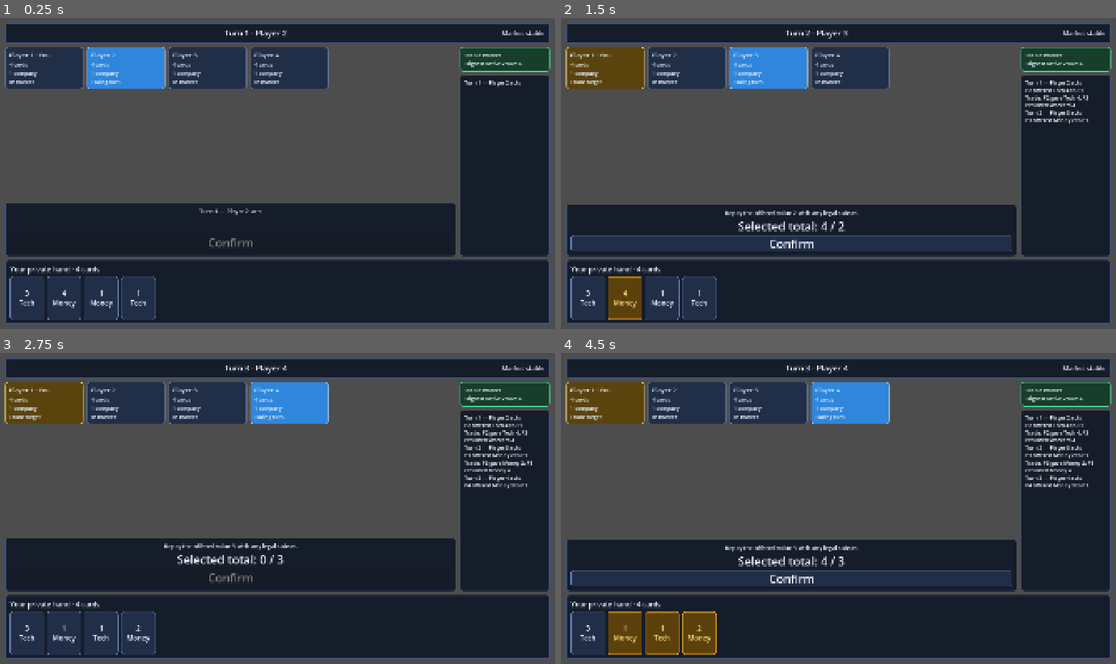
Above: before the commit, frames 1-4 (two rows, left to right).
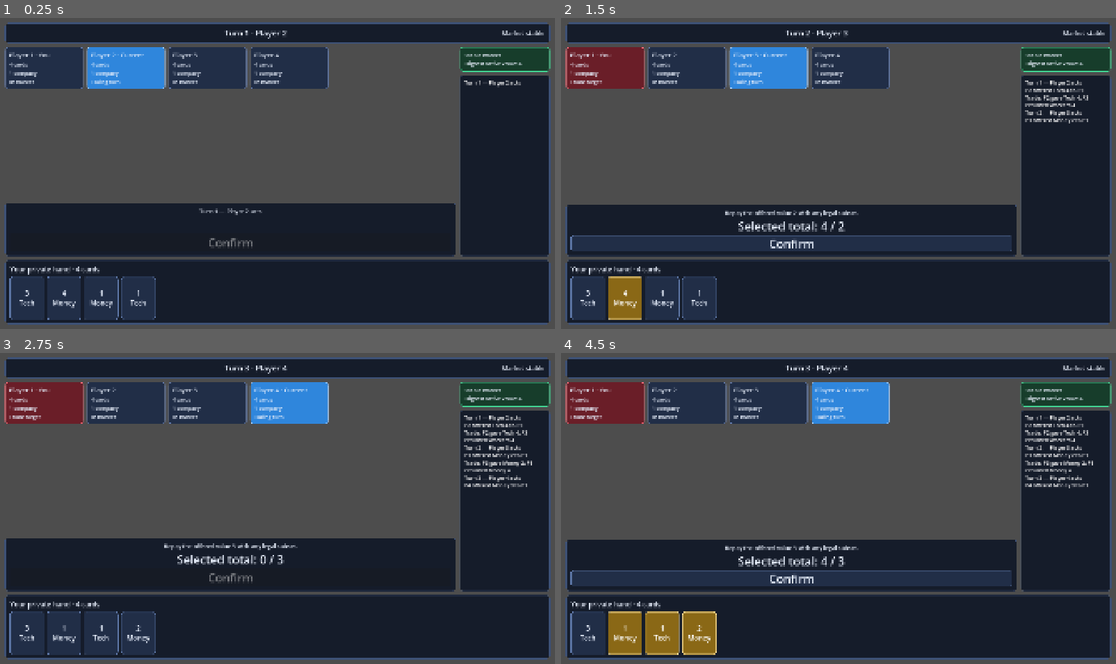
Above: after the commit, the same moments.

Repository: prelios/capitalism
Game: Godot game, scene res://game_controller.tscn
Same seed, same stepped clock (60 frames per second), same inputs: the game is played once before the commit and once after it.
Inputs:
- Up to frame 1 (0.25 s): no input
- Up to frame 2 (1.5 s): click "3 Tech" at 0.5 s; click "4 Money" at 1.25 s
- Up to frame 3 (2.75 s): click "Confirm" at 2 s
- Up to frame 4 (4.5 s): click "1 Money" at 2.75 s; click "1 Tech" at 3.5 s; click "2 Money" at 4.25 s

The runs differ from the first frame. In frame 1, less than 0.1% of the frame differs, in the area x 21-26%, y 10-13%; in frame 2, 2.7%; in frame 3, 1.8%; in frame 4, 4.4%, in the area x 0-56%, y 9-98%.

Commit message:
Clarify player and selection color states

Diff:
--- a/godot/tests/human_ui_flow.gd
+++ b/godot/tests/human_ui_flow.gd
@@ -39,6 +39,7 @@
 	_expect((seats.get_child(1) as PlayerSeatPanel).is_target_selectable(), "living opponent target was not selectable on the human turn")
 	(hand.get_child(0) as CardView).button_pressed = true
 	(seats.get_child(1) as PlayerSeatPanel)._pressed()
+	_expect((seats.get_child(1) as PlayerSeatPanel).seat_visual_background().is_equal_approx(Color("6a1e28")), "selected trade target did not use the dedicated red style")
 	_expect(!confirm.disabled, "complete offer selection did not enable confirmation")
 	confirm.emit_signal("pressed")
 	await process_frame
--- a/godot/tests/table_layout.gd
+++ b/godot/tests/table_layout.gd
@@ -19,6 +19,7 @@
 	_expect(hand.get_child_count() == 4, "local hand did not render the four private cards")
 	_expect(table.market_status_background().is_equal_approx(Color("173d2b")), "stable market status did not use the green style")
 	_expect((seats.get_child(0) as PlayerSeatPanel).seat_visual_background().is_equal_approx(Color("2f86dc")), "active player did not use the explicit blue resting style")
+	_expect((seats.get_child(0) as PlayerSeatPanel).get_node("Margin/Content/Identity").text.contains("Current"), "active player identity did not include the Current label")
 	_expect(!(seats.get_child(0) as PlayerSeatPanel).disabled, "inactive seat controls should not use desaturating disabled rendering")
 	controller.game.market_stable = false
 	controller.game.unstable_value = 4
--- a/godot/ui/capitalism_theme.tres
+++ b/godot/ui/capitalism_theme.tres
@@ -14,6 +14,18 @@
 
 [sub_resource type="StyleBoxFlat" id="ButtonPressed"]
 bg_color = Color(0.37, 0.3, 0.1, 1)
+border_width_left = 2
+border_width_top = 2
+border_width_right = 2
+border_width_bottom = 2
+border_color = Color(0.98, 0.78, 0.29, 1)
+corner_radius_top_left = 8
+corner_radius_top_right = 8
+corner_radius_bottom_right = 8
+corner_radius_bottom_left = 8
+
+[sub_resource type="StyleBoxFlat" id="ButtonHover"]
+bg_color = Color(0.35, 0.26, 0.05, 1)
 border_width_left = 2
 border_width_top = 2
 border_width_right = 2
@@ -41,6 +53,7 @@
 Button/colors/font_color = Color(0.92, 0.95, 1, 1)
 Button/font_sizes/font_size = 40
 Button/styles/normal = SubResource("ButtonNormal")
+Button/styles/hover = SubResource("ButtonHover")
 Button/styles/pressed = SubResource("ButtonPressed")
 Label/colors/font_color = Color(0.9, 0.93, 0.98, 1)
 Label/font_sizes/font_size = 40
--- a/godot/ui/card_view.gd
+++ b/godot/ui/card_view.gd
@@ -30,4 +30,24 @@
 
 
 func _apply_selection_style(selected: bool) -> void:
-	self_modulate = Color("f9d976") if selected else Color.WHITE
+	self_modulate = Color.WHITE
+	if !selected:
+		remove_theme_stylebox_override("normal")
+		remove_theme_stylebox_override("hover")
+		remove_theme_stylebox_override("pressed")
+		return
+	add_theme_stylebox_override("normal", _selection_style(Color("5a430d"), Color("f7d774")))
+	add_theme_stylebox_override("hover", _selection_style(Color("725712"), Color("ffe39a")))
+	add_theme_stylebox_override("pressed", _selection_style(Color("8a6816"), Color("ffe39a")))
+
+
+func _selection_style(background: Color, border: Color) -> StyleBoxFlat:
+	var style := StyleBoxFlat.new()
+	style.bg_color = background
+	style.border_color = border
+	style.set_border_width_all(2)
+	style.corner_radius_top_left = 8
+	style.corner_radius_top_right = 8
+	style.corner_radius_bottom_left = 8
+	style.corner_radius_bottom_right = 8
+	return style
--- a/godot/ui/player_seat_panel.gd
+++ b/godot/ui/player_seat_panel.gd
@@ -11,7 +11,7 @@
 
 func set_public_player(player: Dictionary, is_local: bool, is_current: bool, is_target: bool) -> void:
 	player_id = player["player_id"]
-	_identity.text = "Player %d%s" % [player_id, " · You" if is_local else ""]
+	_identity.text = "Player %d%s%s" % [player_id, " · You" if is_local else "", " · Current" if is_current else ""]
 	_hand_count.text = "%d card%s" % [player["hand_size"], "" if player["hand_size"] == 1 else "s"]
 	_companies.text = "%d compan%s" % [player["company_ids"].size(), "y" if player["company_ids"].size() == 1 else "ies"]
 	if !player["alive"]:
@@ -19,7 +19,7 @@
 		_apply_seat_style(Color("26303f"), Color("8b93a4"), Color("354258"))
 	elif is_target:
 		_state.text = "Trade target"
-		_apply_seat_style(Color("5a430d"), Color("f7d774"), Color("725712"))
+		_apply_seat_style(Color("6a1e28"), Color("ff6b78"), Color("8f2937"))
 	elif is_current:
 		_state.text = "Taking turn"
 		_apply_seat_style(Color("2f86dc"), Color("a7d1ff"), Color("4a9ff2"))
@@ -54,6 +54,9 @@
 	focus_mode = Control.FOCUS_ALL if selectable else Control.FOCUS_NONE
 	mouse_filter = Control.MOUSE_FILTER_STOP if selectable else Control.MOUSE_FILTER_IGNORE
 	mouse_default_cursor_shape = Control.CURSOR_POINTING_HAND if selectable else Control.CURSOR_ARROW
+	if selectable and _state.text != "Trade target":
+		add_theme_stylebox_override("hover", _seat_style(Color("5a430d"), Color("f7d774")))
+		add_theme_stylebox_override("pressed", _seat_style(Color("725712"), Color("f7d774")))
 
 
 func is_target_selectable() -> bool:
